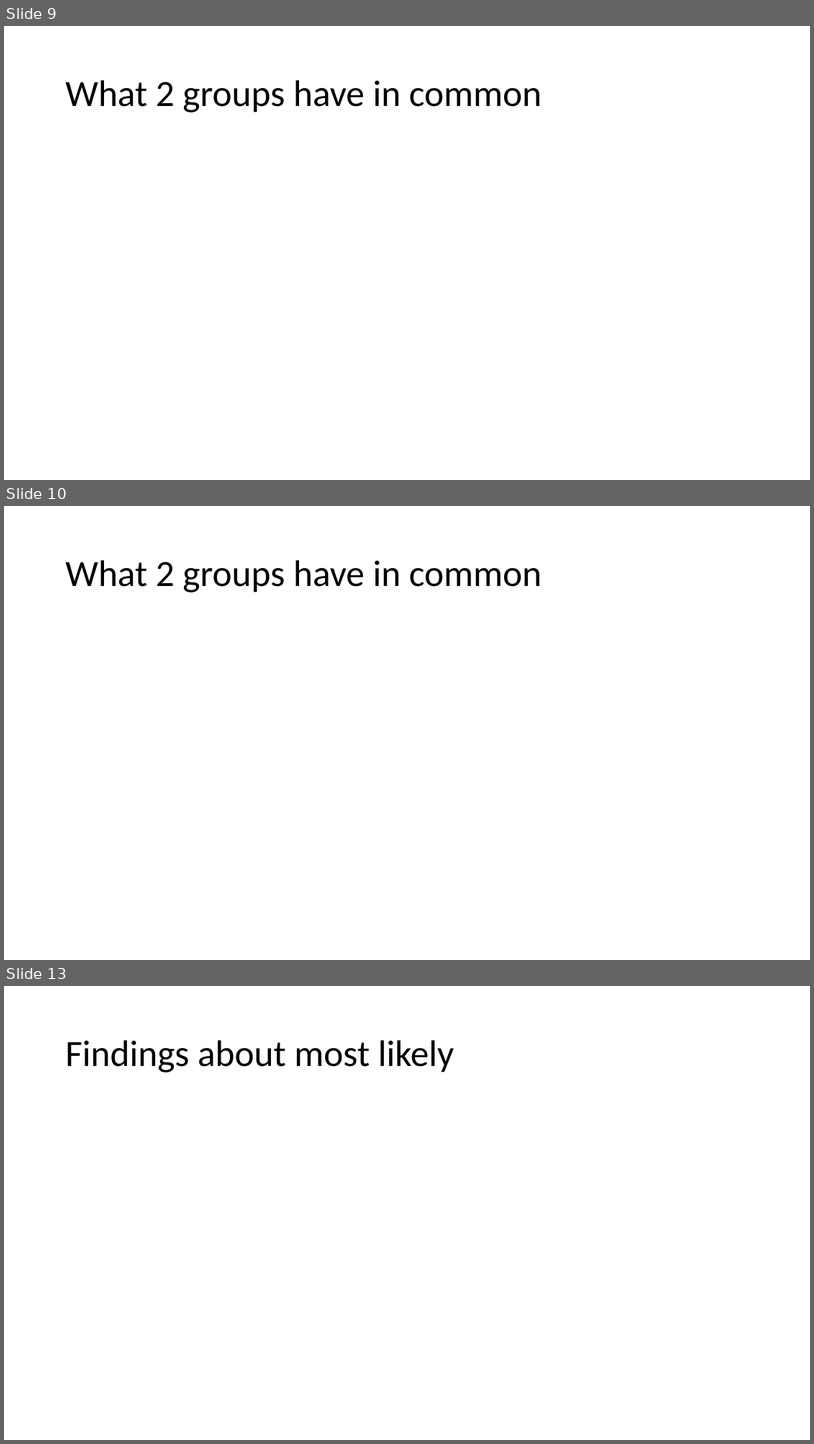
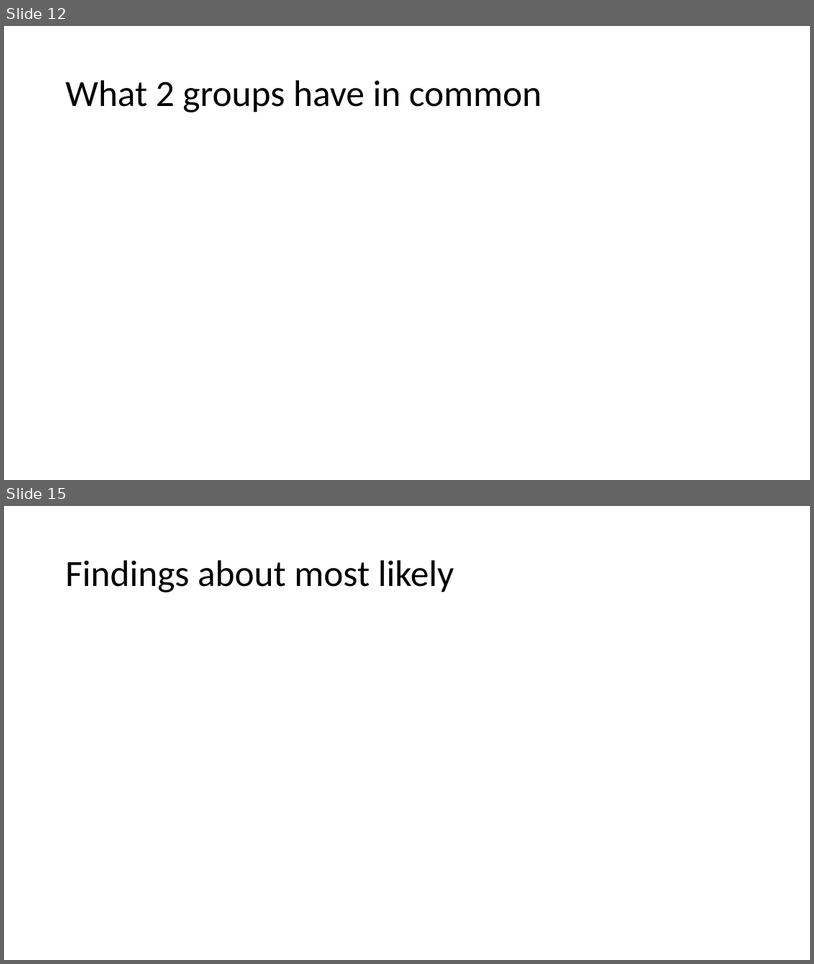
Before and after one commit to PersonaPredicta/Survey_Says..., a slide deck: New_personas.pptx. Shown one above the other, each under a label of ours: slides 9, 10 and 13 before the commit, slides 12 and 15 after it; the slides between them are not shown. The pictures are 814x1444 and 814x964 pixels, drawn with LibreOffice and Linux fonts; fonts in the diff are those of the drawing. Boxes give left, top, right and bottom in pixels: in the first picture for what was removed or moved away, otherwise in the second. Text is boxed around its words. In the diff, an @@ line names an element or a change of style, - is before the commit and + after.

```diff
--- a/New_personas.pptx
+++ b/New_personas.pptx
@@ slide 10 removed at (x1=4, y1=506, x2=810, y2=960), background #FFFFFF @@
@@ title removed at (x1=65, y1=560, x2=542, y2=592) @@
-What 2 groups have in common
@@ what was slide 9 is now slide 12 @@
@@ what was slide 13 is now slide 15 @@
```
Also in this commit, not shown: 7 slides changed, 3 slides added, 1 other slide removed.
